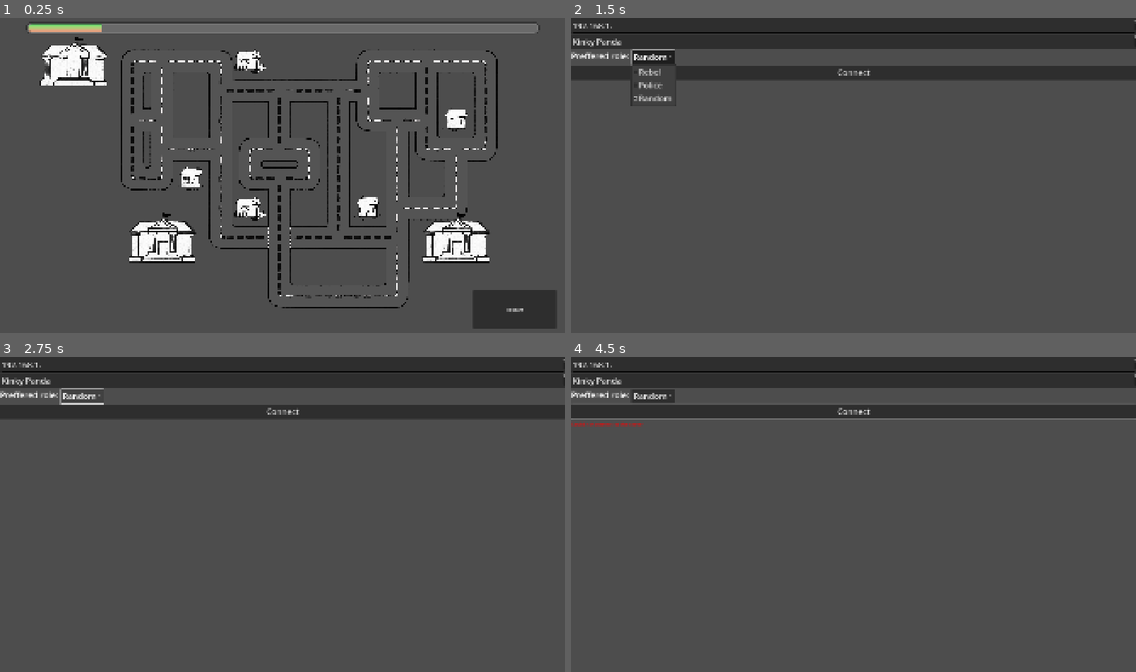
Above: before the commit, frames 1-4 (two rows, left to right).
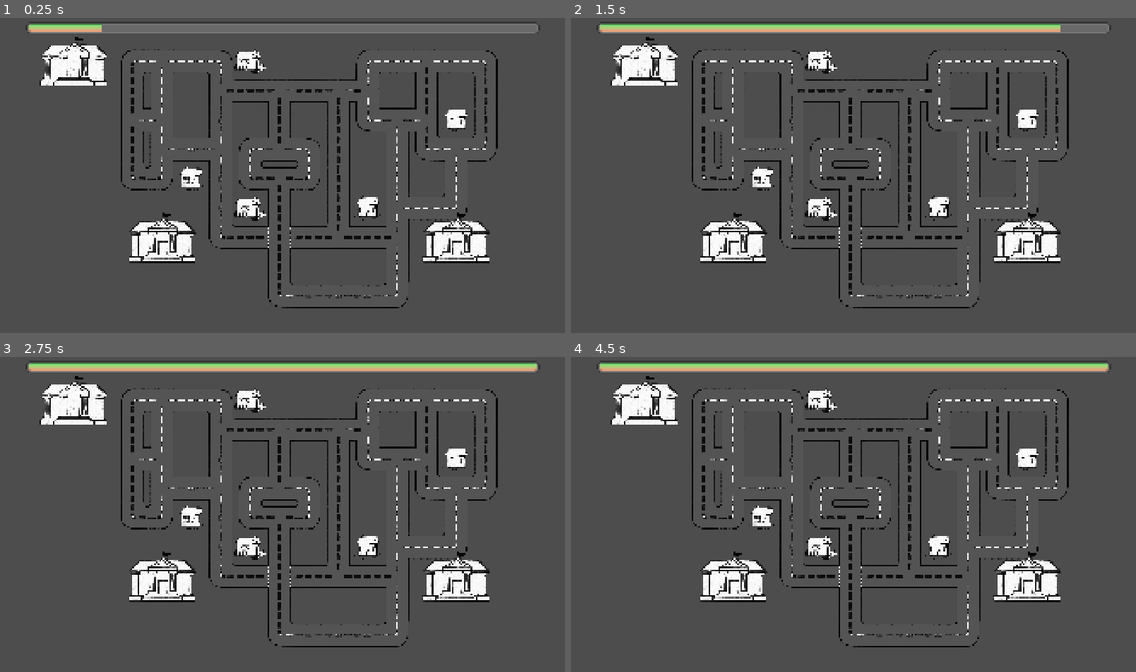
Above: after the commit, the same moments.

Repository: TheWrongUlraf/SummerGameJam2025
Game: Godot game, scene res://scenes/server_game.tscn
The game is run twice, just before and just after one commit, with the same random seed, the same clock (stepped at 60 frames per second) and the same inputs. This scene is started directly instead of the project's main scene.
Inputs (mouse positions are in pixels of both pictures, inside the frame that each line leads up to):
- Up to frame 1 (0.25 s): no input
- Up to frame 2 (1.5 s): click (1085, 307) at 0.5 s, where only the run before the commit has a clickable "Restart"; click (650, 55) at 1.25 s, where only the run before the commit has a clickable "Random"
- Up to frame 3 (2.75 s): click (79, 394) at 2 s, where only the run before the commit has a clickable "Random"
- Up to frame 4 (4.5 s): click (650, 394) at 2.75 s, where only the run before the commit has a clickable "Random"; click (853, 410) at 3.5 s, where only the run before the commit has a clickable "Connect"; move the mouse to (977, 498) at 4.27 s; click (977, 498) at 4.42 s

The runs differ from the first frame. In frame 1, 1.8% of the frame differs, in the area x 83-99%, y 86-99%; in frame 2, 21%; in frame 3, 21%; in frame 4, 22%, in the area x 0-100%, y 0-93%.
Error before the commit: Invalid access of index '2' on a base object of type: 'Array'. (res://scenes/server_game.gd:176)
Error after the commit: Invalid access of index '2' on a base object of type: 'Array'. (res://scenes/server_game.gd:171)

Commit message:
Added client-side restart button

Diff:
--- a/scenes/PoliceWin.tscn
+++ b/scenes/PoliceWin.tscn
@@ -1,9 +1,20 @@
-[gd_scene format=3 uid="uid://doc0rv6v4j8ig"]
+[gd_scene load_steps=2 format=3 uid="uid://doc0rv6v4j8ig"]
+
+[ext_resource type="Script" uid="uid://bdvxacnduy1nr" path="res://scenes/police_win.gd" id="1_a0yvw"]
 
 [node name="RebelsWin" type="Node2D"]
+script = ExtResource("1_a0yvw")
 
 [node name="RichTextLabel" type="RichTextLabel" parent="."]
 offset_right = 333.0
 offset_bottom = 220.0
 theme_override_font_sizes/normal_font_size = 50
 text = "Police win!"
+
+[node name="RestartButton" type="Button" parent="."]
+offset_top = 119.0
+offset_right = 557.0
+offset_bottom = 226.0
+text = "Restart game!"
+
+[connection signal="pressed" from="RestartButton" to="." method="_on_restart_button_pressed"]
--- a/scenes/RebelsWin.tscn
+++ b/scenes/RebelsWin.tscn
@@ -1,8 +1,14 @@
-[gd_scene load_steps=2 format=3 uid="uid://ctjns5fpwjoif"]
+[gd_scene load_steps=4 format=3 uid="uid://ctjns5fpwjoif"]
 
+[ext_resource type="Script" uid="uid://dsm0v61bwq23k" path="res://scenes/rebels_win.gd" id="1_odsx3"]
 [ext_resource type="Texture2D" uid="uid://cev51g88iua7q" path="res://assets/art/Rebels_Win.png" id="1_sd0j0"]
 
+[sub_resource type="GDScript" id="GDScript_sd0j0"]
+script/source = "extends Button
+"
+
 [node name="RebelsWin" type="Node2D"]
+script = ExtResource("1_odsx3")
 
 [node name="CanvasLayer" type="CanvasLayer" parent="."]
 
@@ -15,3 +21,11 @@
 texture = ExtResource("1_sd0j0")
 expand_mode = 4
 stretch_mode = 5
+
+[node name="RestartButton" type="Button" parent="CanvasLayer"]
+offset_right = 8.0
+offset_bottom = 8.0
+text = "Restart game"
+script = SubResource("GDScript_sd0j0")
+
+[connection signal="pressed" from="CanvasLayer/RestartButton" to="." method="_on_restart_button_pressed"]
--- /dev/null
+++ b/scenes/police_win.gd
@@ -0,0 +1,12 @@
+extends Node2D
+
+
+func _ready():
+	if Lobby.client_is_party_leader():
+		$RestartButton.show()
+	else:
+		$RestartButton.hide()
+
+
+func _on_restart_button_pressed() -> void:
+	Lobby.client_request_restart()
--- /dev/null
+++ b/scenes/rebels_win.gd
@@ -0,0 +1,10 @@
+extends Node2D
+
+func _ready():
+	if Lobby.client_is_party_leader():
+		$CanvasLayer/RestartButton.show()
+	else:
+		$CanvasLayer/RestartButton.hide()
+
+func _on_restart_button_pressed() -> void:
+	Lobby.client_request_restart()
--- a/scenes/server_game.gd
+++ b/scenes/server_game.gd
@@ -153,11 +153,6 @@
 	return positions
 
 
-func _on_restart_button_pressed() -> void:
-	Lobby.client_restart_game.rpc()
-	get_tree().change_scene_to_file("res://scenes/LobbyScreen.tscn")
-
-
 func _generate_random_emojis():
 	var positions = Array()
 	var reveal_times = Array()
--- a/scenes/server_game.tscn
+++ b/scenes/server_game.tscn
@@ -19,22 +19,6 @@
 
 [node name="CanvasLayer" type="CanvasLayer" parent="."]
 
-[node name="Control" type="Control" parent="CanvasLayer"]
-layout_mode = 3
-anchors_preset = 15
-anchor_right = 1.0
-anchor_bottom = 1.0
-grow_horizontal = 2
-grow_vertical = 2
-
-[node name="RestartButton" type="Button" parent="CanvasLayer/Control"]
-layout_mode = 0
-offset_left = 1606.0
-offset_top = 926.0
-offset_right = 1889.0
-offset_bottom = 1056.0
-text = "Restart"
-
 [node name="MarginContainer" type="MarginContainer" parent="CanvasLayer"]
 anchors_preset = 5
 anchor_left = 0.5
@@ -52,5 +36,3 @@
 
 [node name="RebelProgressAudio" type="AudioStreamPlayer" parent="."]
 stream = ExtResource("5_xefu1")
-
-[connection signal="pressed" from="CanvasLayer/Control/RestartButton" to="." method="_on_restart_button_pressed"]
--- a/scripts/lobby.gd
+++ b/scripts/lobby.gd
@@ -22,6 +22,7 @@
 var _client_icon = 0
 
 var _party_leader = 0
+var _client_is_party_leader = 0
 
 var scheduled_emojis = Array()
 
@@ -305,8 +306,18 @@
 		game_scene.nitro_boost_activated(multiplayer.get_remote_sender_id())
 
 
-@rpc("authority", "call_remote", "reliable")
-func client_restart_game():
+func client_request_restart():
+	_server_restart_game.rpc_id(1)
+
+
+@rpc("any_peer", "call_remote", "reliable")
+func _server_restart_game():
+	_client_restart_game.rpc()
+	get_tree().change_scene_to_file("res://scenes/LobbyScreen.tscn")
+
+
+@rpc("authority", "call_remote", "reliable")
+func _client_restart_game():
 	client_on_game_reset.emit()
 	get_tree().change_scene_to_file("res://scenes/LobbyScreen.tscn")
 
@@ -343,6 +354,7 @@
 func _client_new_party_leader(id):
 	if id == multiplayer.get_unique_id() && (OS.get_cmdline_args().has("-debugclient") || OS.get_cmdline_args().has("-connect")):
 		client_request_start_game()
+		_client_is_party_leader = (id == multiplayer.get_unique_id())
 	client_on_party_leader_changed.emit(id)
 
 
@@ -404,3 +416,7 @@
 
 func client_get_stage_objective_icon():
 	return _stage_icon
+
+
+func client_is_party_leader():
+	return _client_is_party_leader
Not shown, added: scenes/police_win.gd.uid
Not shown, added: scenes/rebels_win.gd.uid
